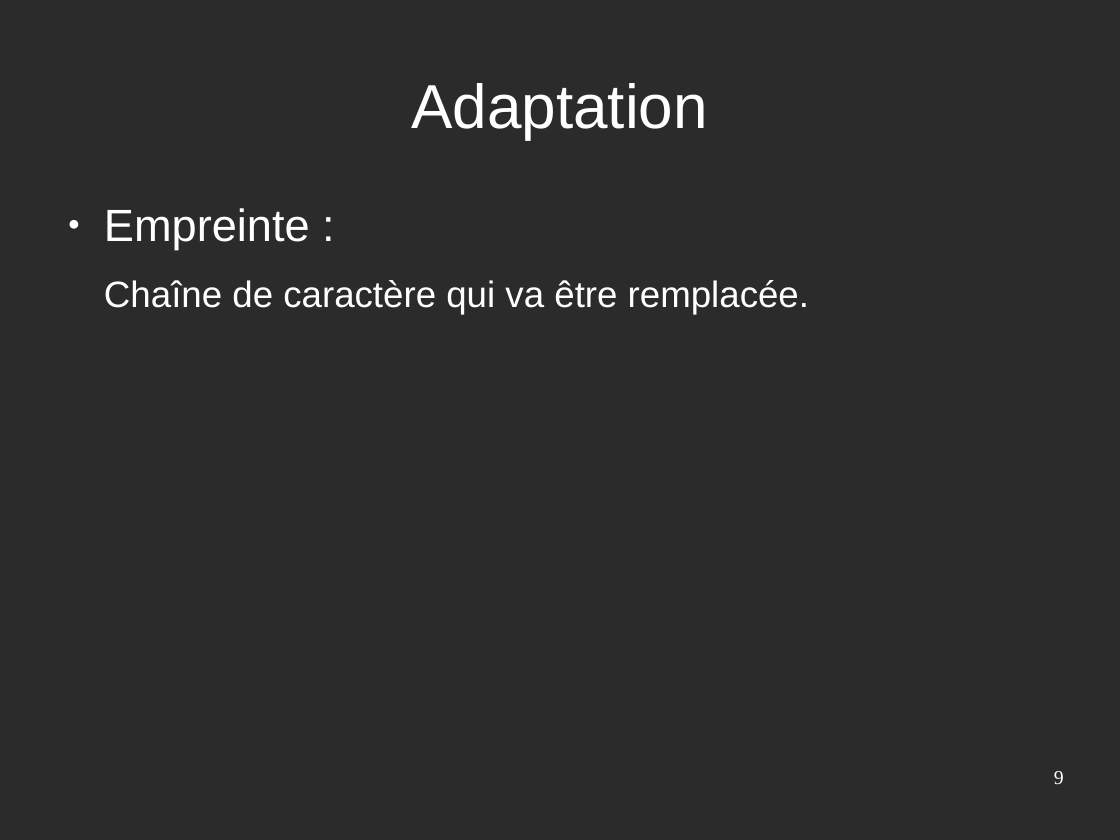
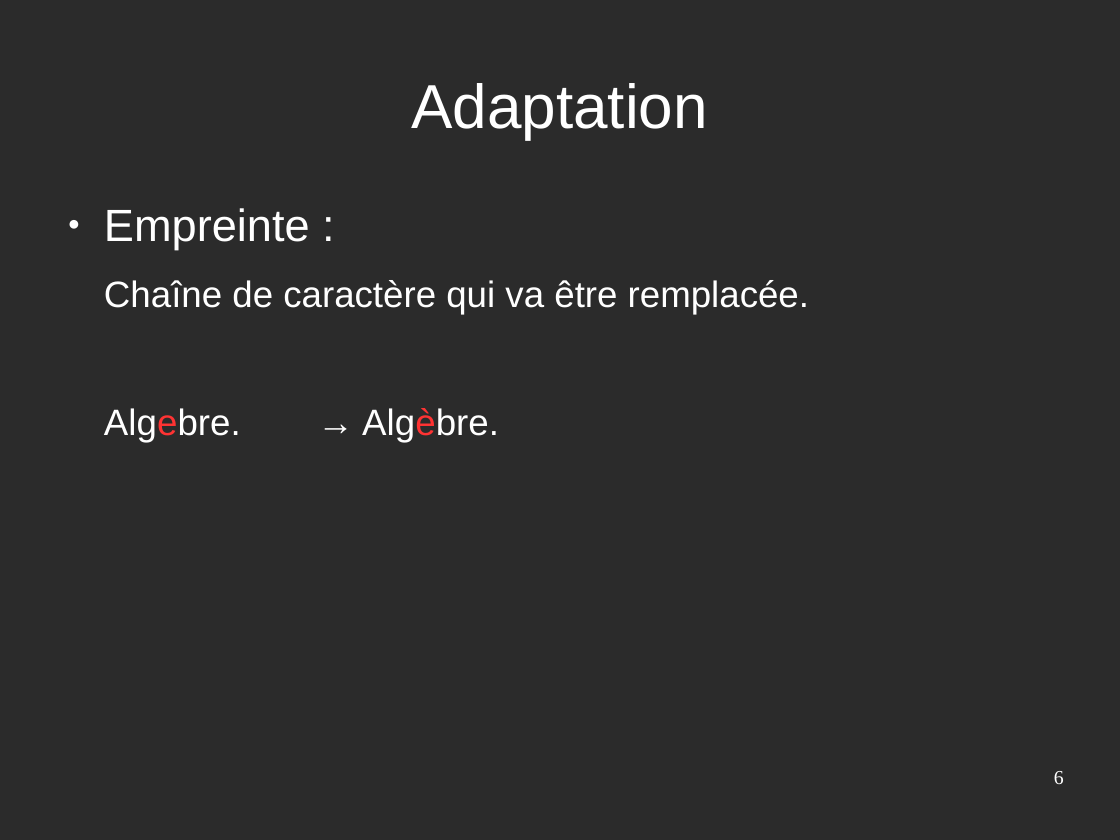
Before and after one commit to Sle3pingForest/StageL3, a slide deck: slide 6 of RapportAndre/pres.odp (slide 9 before the commit). Drawn at 1120x840 pixels with LibreOffice and Linux fonts; fonts in the diff are those of the drawing; background and template pictures are left out; a plain dark background stands for a picture behind light text. Boxes give left, top, right and bottom in pixels: in the first picture for what was removed or moved away, otherwise in the second. Text is boxed around its words. In the diff, an @@ line names an element or a change of style, - is before the commit and + after.

```diff
--- a/RapportAndre/pres.odp
+++ b/RapportAndre/pres.odp
@@ text at [104,408,499,442]: paragraph added @@
+Algebre. → Algèbre.
@@ page number at [1054,771,1064,784]: text changed @@
-9
+6
```
